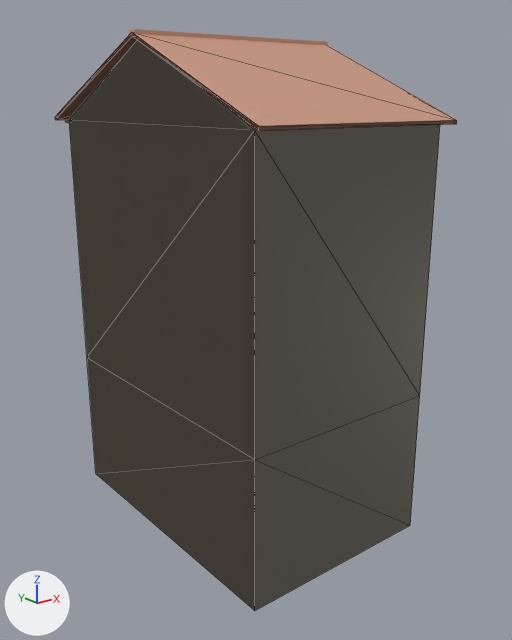
Before and after pictures for a commit that changed the glTF model public/case/casa-82-3-pietra.glb.
One viewpoint serves both versions: a camera (50 mm lens) standing at (-12.7, -27.9, 15.4) and looking at (4.4, -6.5, 6.8). Arrows for +X, +Y and +Z are at lower left; the lights stay in place. The first picture is the older version. Mesh edges are drawn as thin lines on the coarser meshes.

The first picture shows 'lontano', 'vicino'.
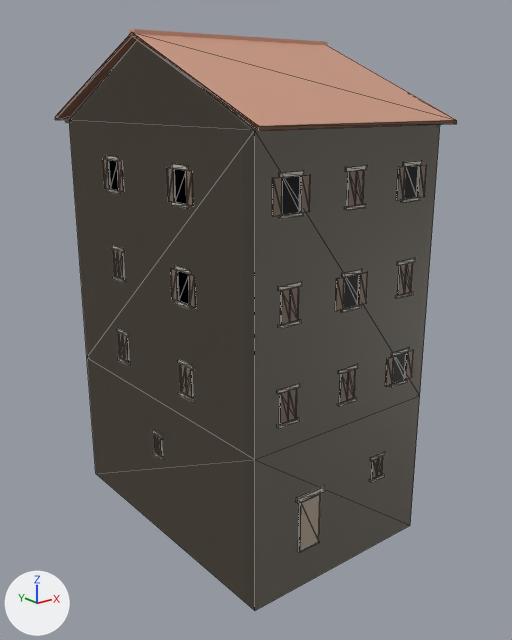
Boxes (x1, y1, x2, y2) around the edits, measured in the pictures (512 x 640 px):
'retro', added
    after: (272, 161, 427, 552)
    faces in mat_legnoscuro (brown #7c6959): (272, 165, 427, 479)
    faces in mat_conci (light grey #c4bcad): (277, 161, 422, 503)
    faces in mat_legno (beige #ad9e8b): (299, 493, 321, 552)
'fiancoSx', added
    after: (103, 155, 196, 460)
    faces in mat_legnoscuro (brown #7c6959): (103, 159, 196, 457)
    faces in mat_conci (light grey #c4bcad): (106, 155, 195, 460)
'lontanoRetro', added
    after: (279, 165, 419, 552)
'lontanoSx', added
    after: (109, 160, 193, 457)

What the commit changed:
Mesh me_lontanoretro_001 is new.
It has 88 vertices, 132 faces and spans x 1.02..7.18, y -12.02..-12.0, z 0.0..13.15.
It uses material mat_scuro (black #191919).
Mesh me_lontanosx_001 is new.
It consists of a box spanning x -0.02..0.0, y -3.95..-3.25, z 5.25..6.35; a box spanning x -0.02..0.0, y -8.51..-7.81, z 5.25..6.35; a box spanning x -0.02..0.0, y -3.95..-3.25, z 8.65..9.75; a box spanning x -0.02..0.0, y -8.51..-7.81, z 8.65..9.75; a box spanning x -0.02..0.0, y -3.95..-3.25, z 12.05..13.15; a box spanning x -0.02..0.0, y -8.51..-7.81, z 12.05..13.15; a box spanning x -0.02..0.0, y -6.22..-5.78, z 2.0..2.8.
It uses material mat_scuro (black #191919).
Mesh me_retro_001 is new.
It has 400 vertices, 636 faces and spans x 0.64..7.56, y -12.1..-12.0, z 0.0..13.29.
Faces by material slot: [132, 252, 240, 12].
It uses material mat_scuro (black #191919).
It uses material mat_conci (light grey #c4bcad).
It uses material mat_legnoscuro (brown #7c6959).
It uses material mat_legno (beige #ad9e8b).
Mesh me_fiancosx_001 is new.
It has 264 vertices, 420 faces and spans x -0.1..0.0, y -8.89..-2.87, z 1.9..13.29.
Faces by material slot: [84, 168, 168].
It uses material mat_scuro (black #191919).
It uses material mat_conci (light grey #c4bcad).
It uses material mat_legnoscuro (brown #7c6959).
Object 'lontanoRetro' (ob_lontanoretro) is new; it shows me_lontanoretro_001.
Its location is (0.0, 0.0, 0.0).
Object 'lontanoSx' (ob_lontanosx) is new; it shows me_lontanosx_001.
Its location is (0.0, 0.0, 0.0).
Object 'retro' (ob_retro) is new; it shows me_retro_001.
Its location is (0.0, 0.0, 0.0).
Object 'fiancoSx' (ob_fiancosx) is new; it shows me_fiancosx_001.
Its location is (0.0, 0.0, 0.0).
